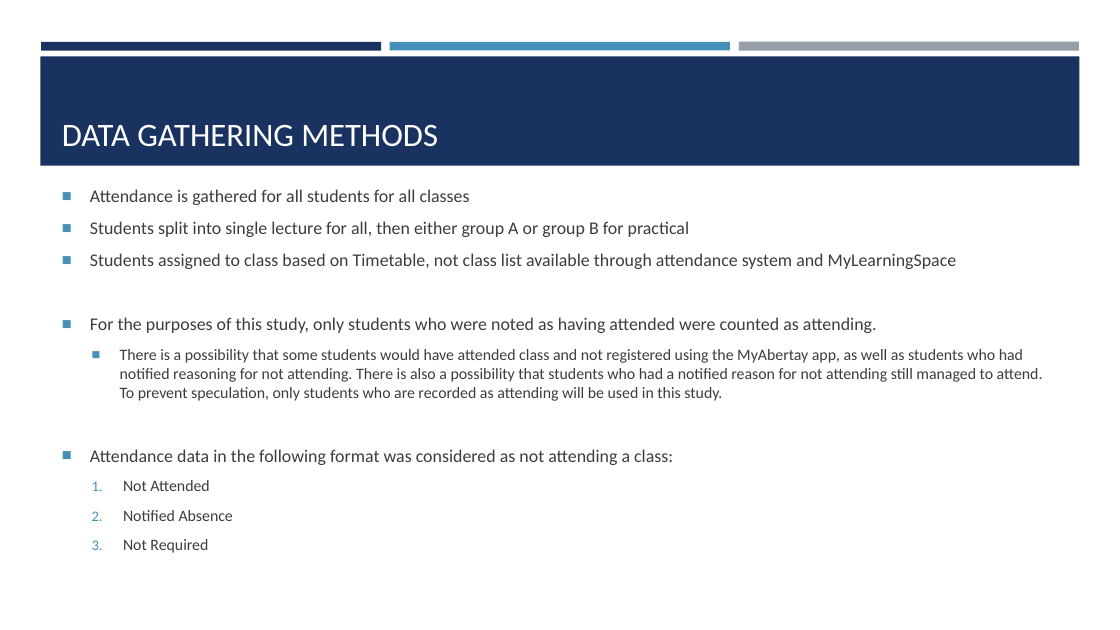
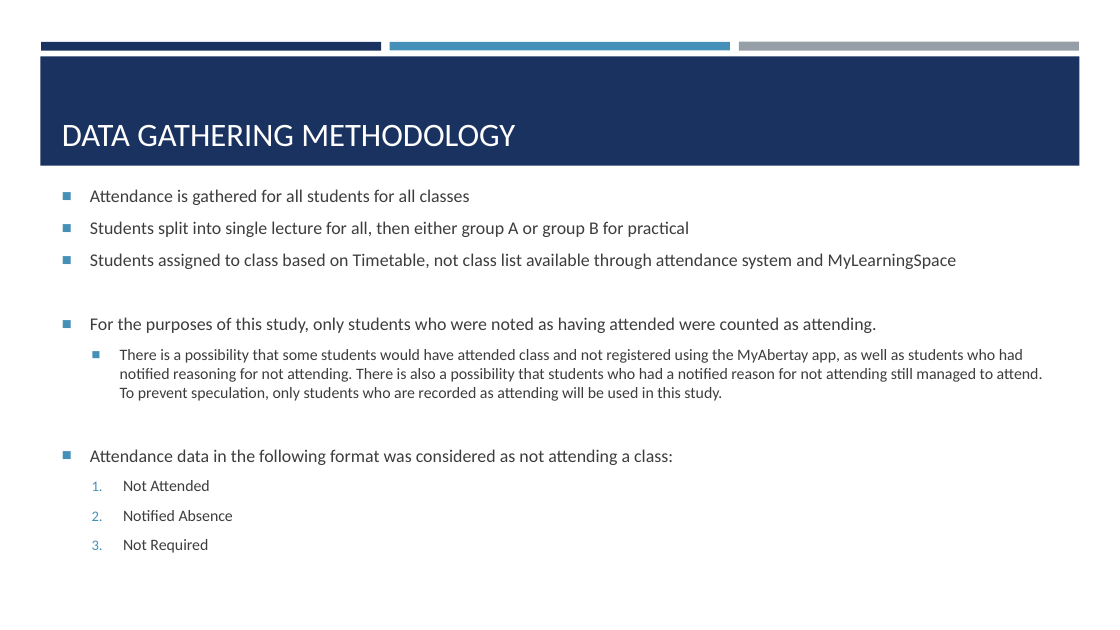
Before and after one commit to ChrisAcornleyPhD/CAP512Data, a slide deck: slide 7 of scripts/CAP512.pptx. Drawn at 1120x630 pixels with LibreOffice and Linux fonts; fonts in the diff are those of the drawing. Boxes give left, top, right and bottom in pixels: in the first picture for what was removed or moved away, otherwise in the second. Text is boxed around its words. In the diff, an @@ line names an element or a change of style, - is before the commit and + after.

Commit message:
Basic analysis of grade and attendance data

```diff
--- a/scripts/CAP512.pptx
+++ b/scripts/CAP512.pptx
@@ title at [62, 124, 515, 147]: text changed @@
-DATA GATHERING METHODS
+DATA GATHERING METHODOLOGY
```
Also in this commit, not shown: 2 other slides changed, 11 slides added, 2 slides removed.
